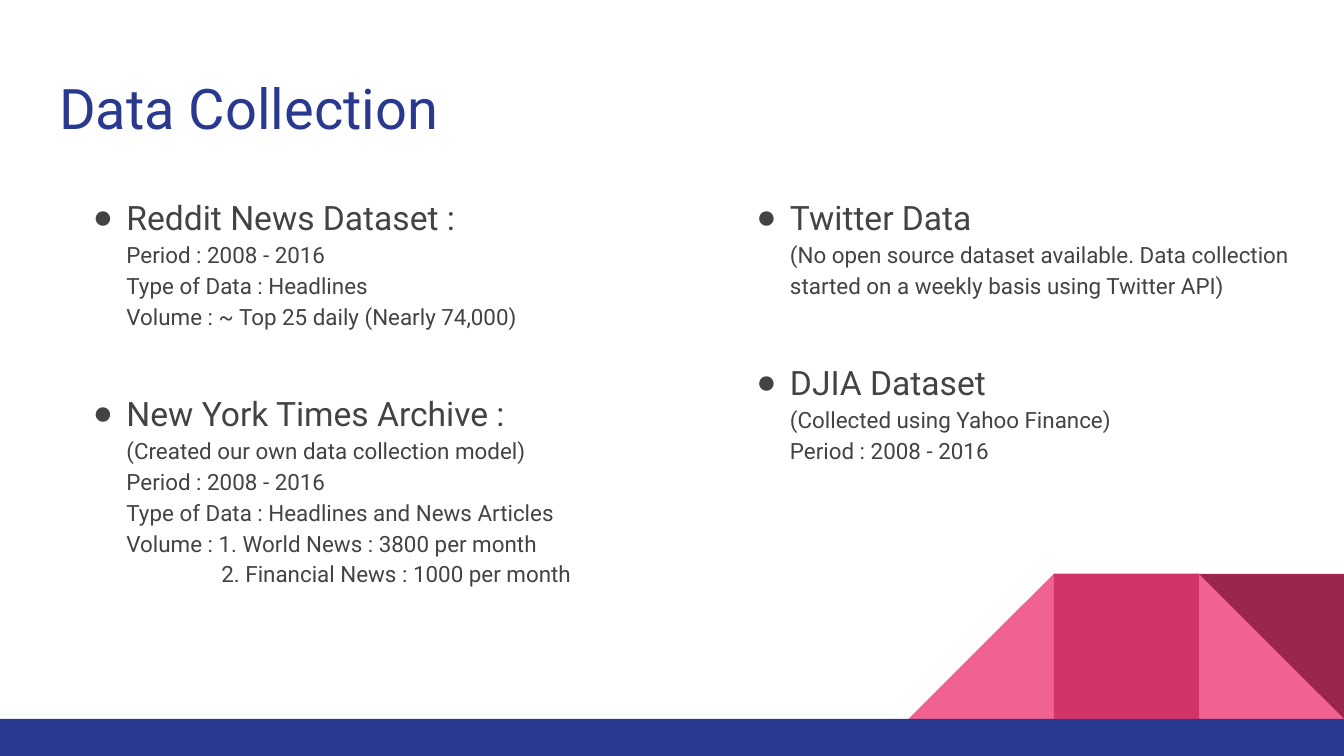
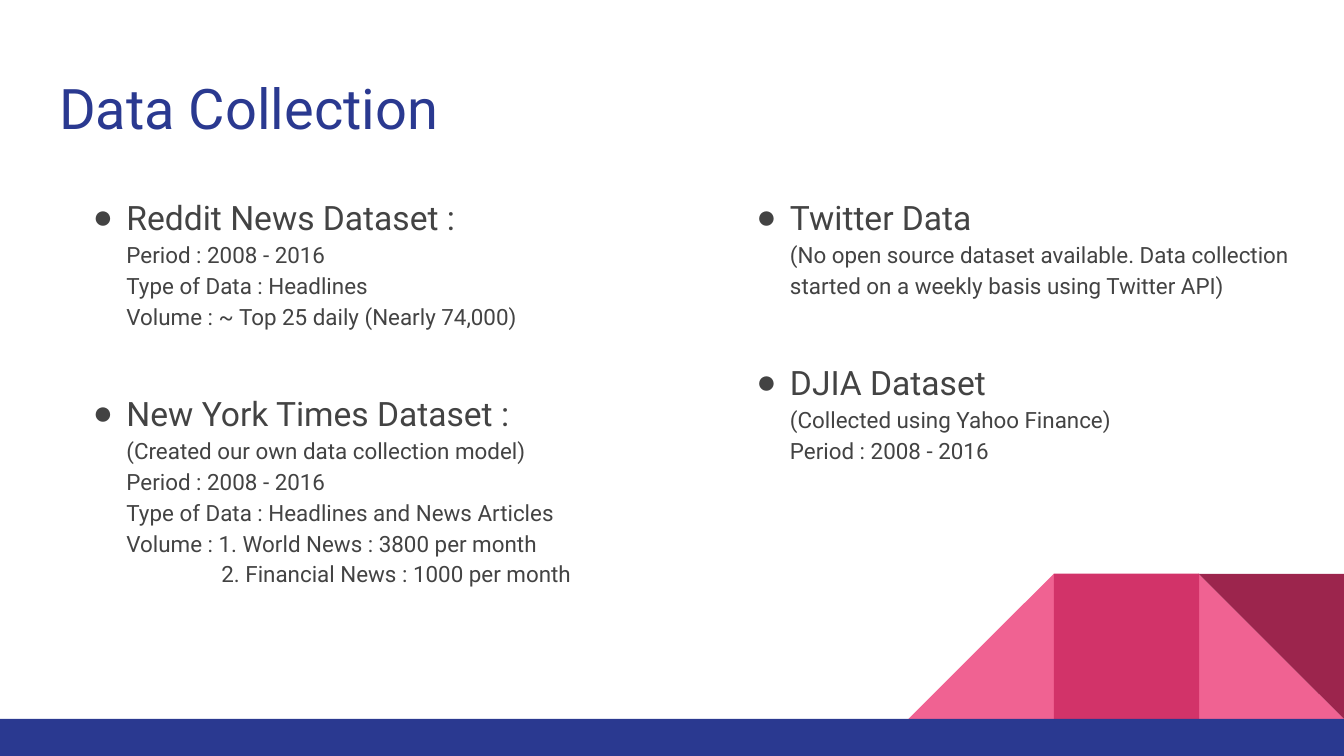
Before and after one commit to Anshul-Goyal/FY_Project, a slide deck: slide 5 of presentation/Mid_Term.pptx. Drawn at 1344x756 pixels with LibreOffice and Linux fonts; fonts in the diff are those of the drawing. Boxes give left, top, right and bottom in pixels: in the first picture for what was removed or moved away, otherwise in the second. Text is boxed around its words. In the diff, an @@ line names an element or a change of style, - is before the commit and + after.

```diff
--- a/presentation/Mid_Term.pptx
+++ b/presentation/Mid_Term.pptx
@@ text at [126, 401, 570, 587]: text changed @@
-● New York Times Archive :
-  (Created our own data collection model)
-  Period : 2008 - 2016
-  Type of Data : Headlines and News Articles
-  Volume : 1. World News : 3800 per month
-  2. Financial News : 1000 per month
+● New York Times Dataset :
+  (Created our own data collection model)
+  Period : 2008 - 2016
+  Type of Data : Headlines and News Articles
+  Volume : 1. World News : 3800 per month
+  2. Financial News : 1000 per month
```
Also in this commit, not shown: 1 other slide changed, 3 other files.
